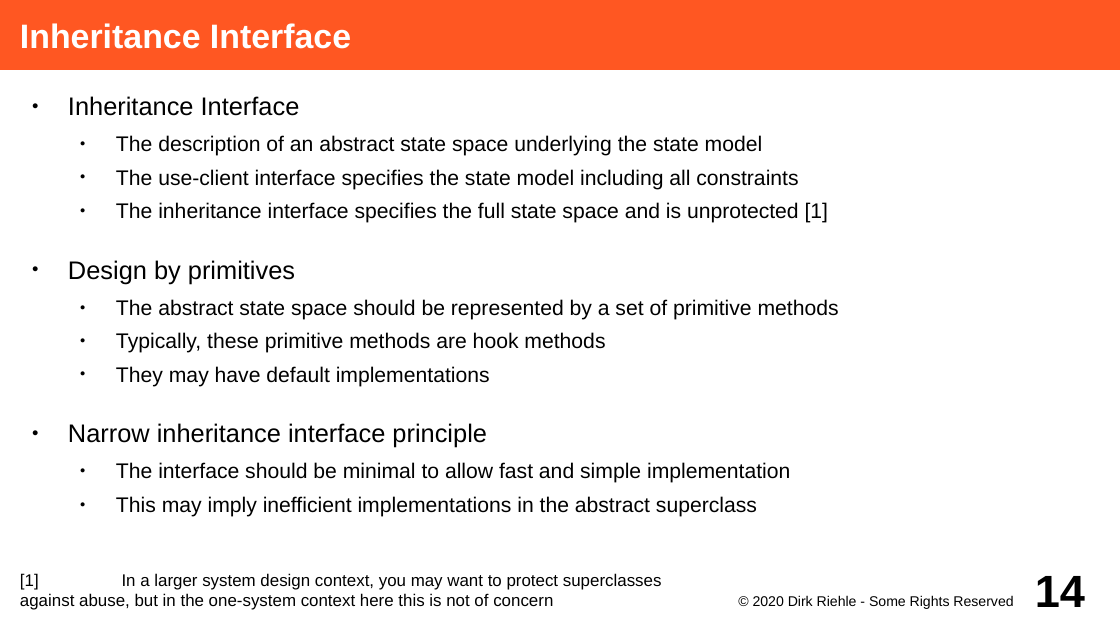
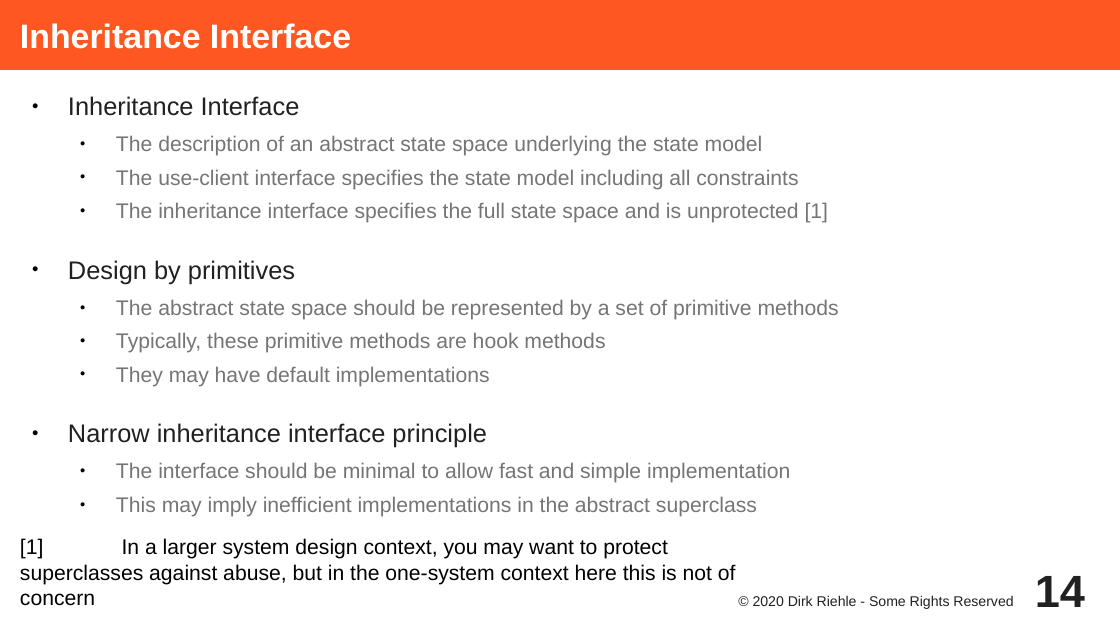
Before and after one commit to dirkriehle/adap-course, a slide deck: slide 14 of Lecture Slides/ADAP C03 - Class and Interface Design.odp. Drawn at 1120x630 pixels with LibreOffice and Linux fonts; fonts in the diff are those of the drawing. Boxes give left, top, right and bottom in pixels: in the first picture for what was removed or moved away, otherwise in the second. Text is boxed around its words. In the diff, an @@ line names an element or a change of style, - is before the commit and + after.

```diff
--- a/Lecture Slides/ADAP C03 - Class and Interface Design.odp
+++ b/Lecture Slides/ADAP C03 - Class and Interface Design.odp
@@ text "Inheritance Interface" at (x1=68, y1=96, x2=839, y2=517): text colour #000000 to #212121 in "Inheritance Interface", "Design by primitives", "Narrow inheritance interface principle"; text colour #000000 to #757575 in "The description of an abstract state space ...", "The use-client interface specifies the state model ...", "The inheritance interface specifies the full state ...", "The abstract state space should be represented ..." and 4 more places @@
@@ text "[1] In a larger system ..." at (x1=20, y1=538, x2=736, y2=606): size 12 to 15 pt @@
@@ page number at (x1=1035, y1=576, x2=1085, y2=607): text colour #000000 to #212121 @@
@@ text "© 2020 Dirk Riehle - ..." at (x1=753, y1=595, x2=1013, y2=609): text colour #000000 to #212121 @@
```
Also in this commit, not shown: 31 other slides changed, 1 other file.
